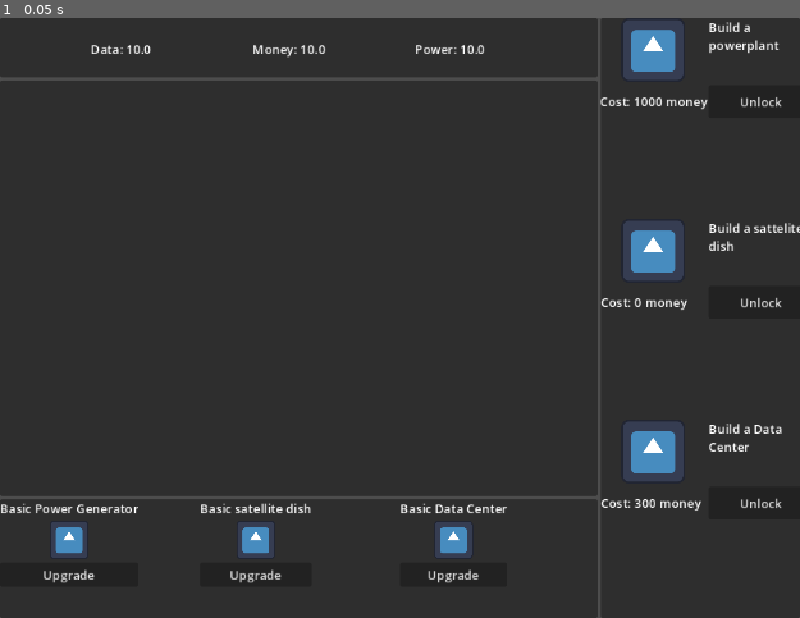
Above: before the commit, frame 1.
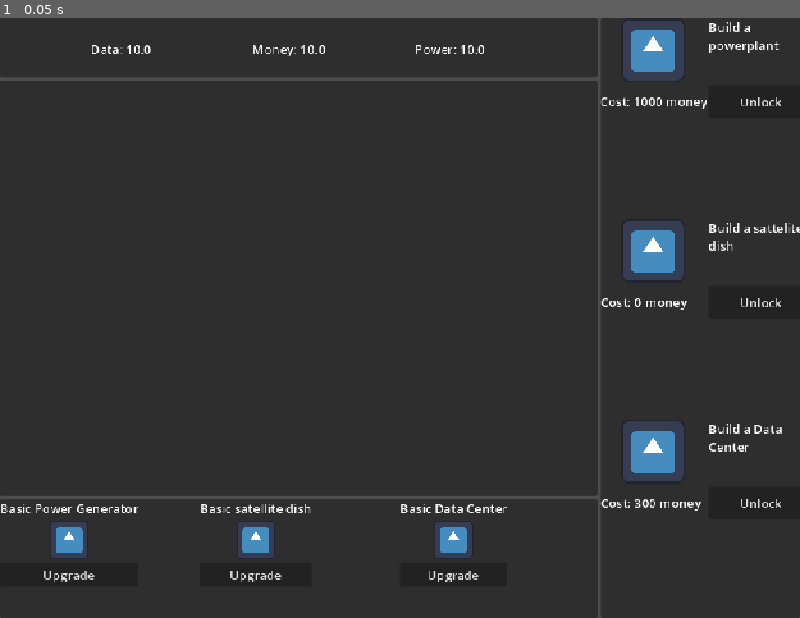
Above: after the commit, the same moment.

Repository: 23edsa/LDJAM_59
Game: Godot game, scene res://Scenes/Main.tscn
The game is run twice, just before and just after one commit, with the same random seed, the same clock (stepped at 60 frames per second) and the same inputs. The engine's default icon, where the game draws it, is replaced by a stand-in: a white triangle on a blue panel in a dark square.
Inputs:
- Up to frame 1 (0.05 s): no input

The runs differ from the first frame. In frame 1, 1.0% of the frame differs, in the area x 0-100%, y 0-95%.

Commit message:
added a sprite

Diff:
--- a/Scenes/Generators/Basic_powe_generator.tscn
+++ b/Scenes/Generators/Basic_powe_generator.tscn
@@ -1,9 +1,16 @@
 [gd_scene format=3 uid="uid://bvwmpokxnargb"]
 
 [ext_resource type="PackedScene" uid="uid://ck52276utv3bl" path="res://Scenes/Generators/BasicBuilding.tscn" id="1_gv626"]
+[ext_resource type="Texture2D" uid="uid://b4j60tlsudbgk" path="res://Assets/Tilemap.png" id="2_o2xd8"]
 
 [node name="BasicBuilding" unique_id=738684379 instance=ExtResource("1_gv626")]
 Generator_time = 1.0
 produces = {
 "power": 10.0
 }
+
+[node name="Sprite2D" parent="." index="0" unique_id=1718190438]
+scale = Vector2(2, 2)
+texture = ExtResource("2_o2xd8")
+region_enabled = true
+region_rect = Rect2(32, 0, 32, 32)
--- a/Scenes/Generators/basic_data_generator.tscn
+++ b/Scenes/Generators/basic_data_generator.tscn
@@ -1,6 +1,7 @@
 [gd_scene format=3 uid="uid://3xrqqbbp3efb"]
 
 [ext_resource type="PackedScene" uid="uid://ck52276utv3bl" path="res://Scenes/Generators/BasicBuilding.tscn" id="1_es0l0"]
+[ext_resource type="Texture2D" uid="uid://b4j60tlsudbgk" path="res://Assets/Tilemap.png" id="2_ehdky"]
 
 [node name="Basic_Data_generator" unique_id=738684379 instance=ExtResource("1_es0l0")]
 produces = {
@@ -9,3 +10,9 @@
 consumes = {
 "power": 100.0
 }
+
+[node name="Sprite2D" parent="." index="0" unique_id=1718190438]
+scale = Vector2(2, 2)
+texture = ExtResource("2_ehdky")
+region_enabled = true
+region_rect = Rect2(0, 0, 32, 32)
--- a/Scenes/Generators/basic_money_generator.tscn
+++ b/Scenes/Generators/basic_money_generator.tscn
@@ -1,6 +1,7 @@
 [gd_scene format=3 uid="uid://qw47tltfhfh4"]
 
 [ext_resource type="PackedScene" uid="uid://ck52276utv3bl" path="res://Scenes/Generators/BasicBuilding.tscn" id="1_t25se"]
+[ext_resource type="Texture2D" uid="uid://b4j60tlsudbgk" path="res://Assets/Tilemap.png" id="2_kcgl2"]
 
 [node name="Basic_money_generator" unique_id=738684379 instance=ExtResource("1_t25se")]
 Generator_time = 0.3
@@ -8,3 +9,12 @@
 produces = {
 "money": 10
 }
+consumes = {
+"raw_data": 10
+}
+
+[node name="Sprite2D" parent="." index="0" unique_id=1718190438]
+scale = Vector2(2, 2)
+texture = ExtResource("2_kcgl2")
+region_enabled = true
+region_rect = Rect2(64, 0, 32, 32)
--- a/project.godot
+++ b/project.godot
@@ -27,6 +27,7 @@
 
 [rendering]
 
+textures/canvas_textures/default_texture_filter=0
 rendering_device/driver.windows="d3d12"
 renderer/rendering_method="gl_compatibility"
 renderer/rendering_method.mobile="gl_compatibility"
Binary file added: Assets/Tilemap.png
Not shown, added: Assets/Tilemap.png.import
